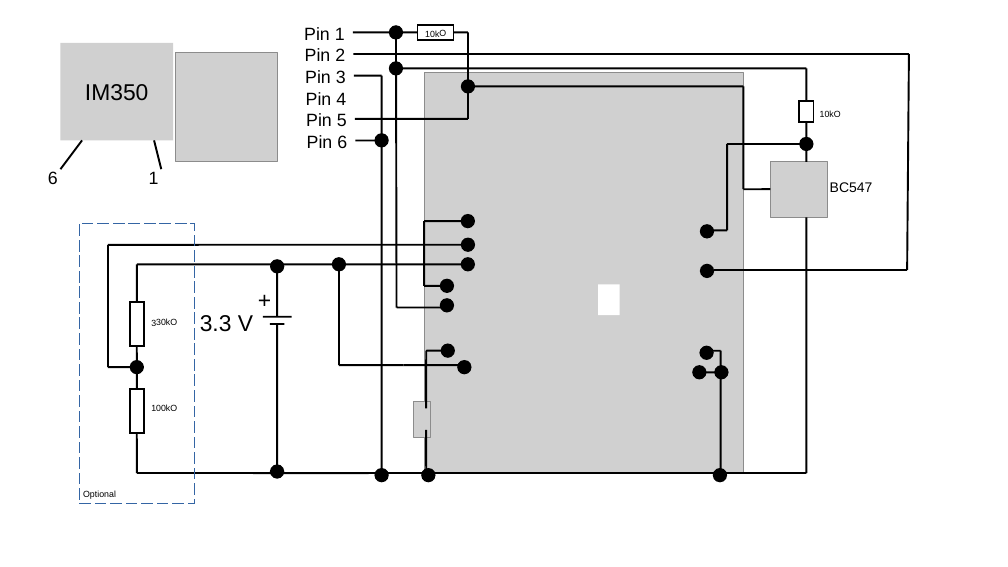
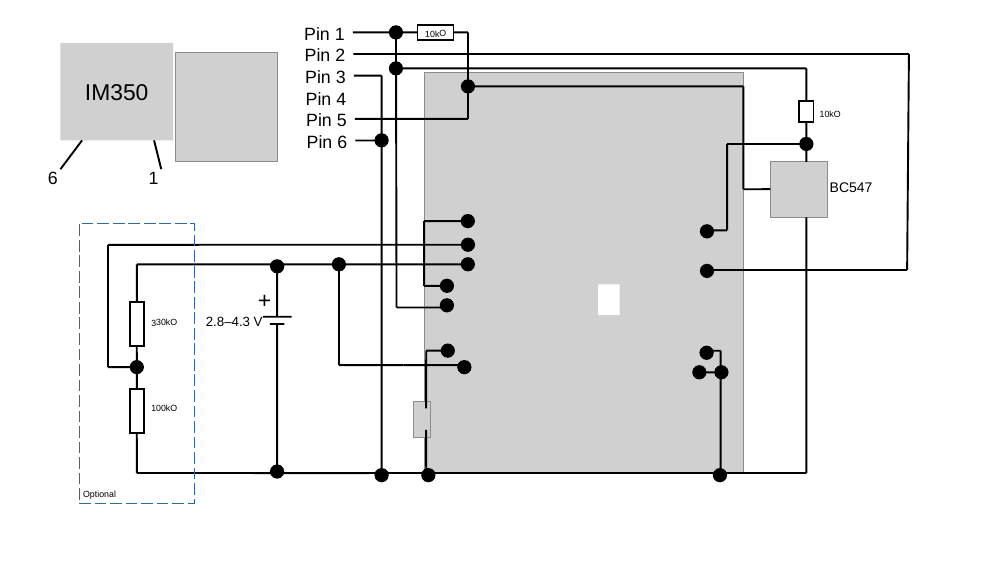
Before and after one commit to Noschvie/shrdzm, a slide deck: slide 31 of hardware/Wiring.odp. Drawn at 1008x567 pixels with LibreOffice and Linux fonts; fonts in the diff are those of the drawing; grey boxes stand for pictures. Boxes give left, top, right and bottom in pixels: in the first picture for what was removed or moved away, otherwise in the second. Text is boxed around its words. In the diff, an @@ line names an element or a change of style, - is before the commit and + after.

```diff
--- a/hardware/Wiring.odp
+++ b/hardware/Wiring.odp
@@ text at [206, 316, 263, 326]: text changed; size 18 to 10.5 pt @@
-3.3 V
+2.8–4.3 V
```
Also in this commit, not shown: 1 other file.
